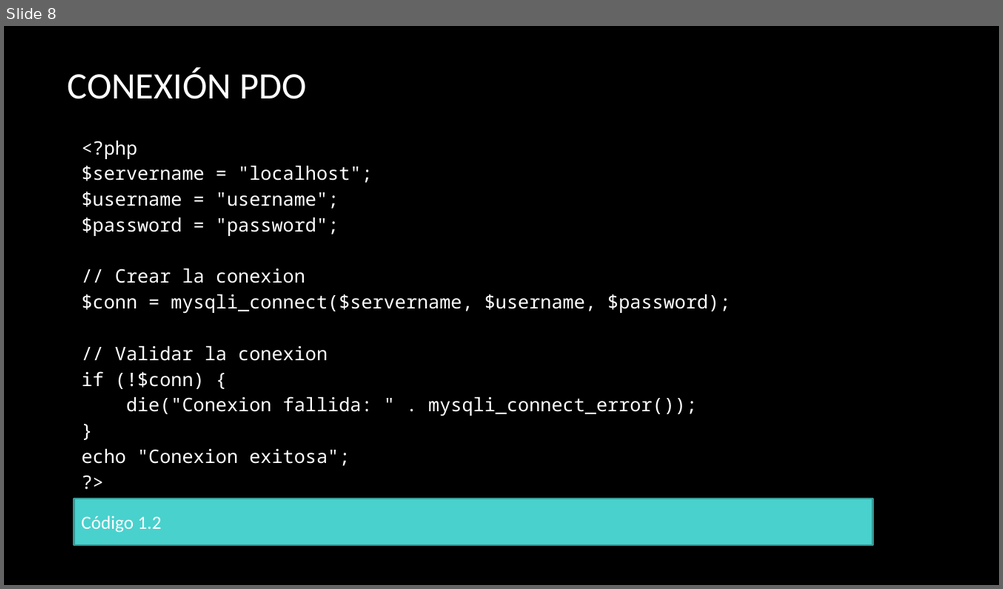
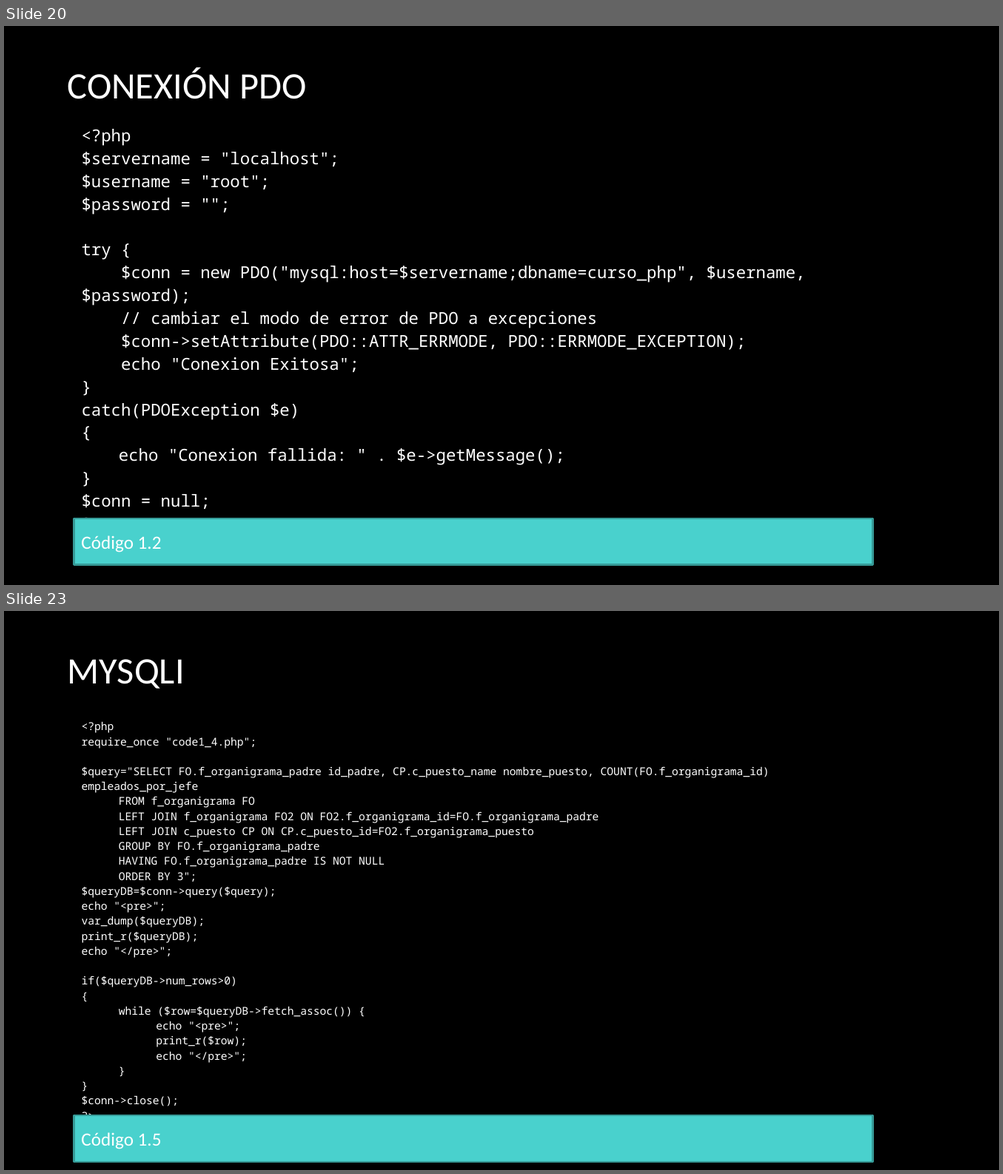
Before and after one commit to erikfer94/fromNoobToMaster, a slide deck: presentaciones/clase_2.pptx. Shown one above the other, each under a label of ours: slide 8 before the commit, slides 20 and 23 after it; the slides between them are not shown. The pictures are 1003x589 and 1003x1174 pixels, drawn with LibreOffice and Linux fonts; fonts in the diff are those of the drawing; background and template pictures are left out. Boxes give left, top, right and bottom in pixels: in the first picture for what was removed or moved away, otherwise in the second. Text is boxed around its words. In the diff, an @@ line names an element or a change of style, - is before the commit and + after.

```diff
--- a/presentaciones/clase_2.pptx
+++ b/presentaciones/clase_2.pptx
@@ slide 23 added at box(4, 611, 999, 1170), background picture (left out) @@
@@ title added at box(68, 659, 185, 689), 36 pt, text #FFFFFF @@
+MYSQLI
@@ rectangle added at box(74, 714, 874, 1116), fill #000000, 10.5 pt, text #FFFFFF @@
+<?php
+require_once "code1_4.php";
+$query="SELECT FO.f_organigrama_padre id_padre, CP.c_puesto_name nombre_puesto, COUNT(FO.f_organigrama_id) empleados_por_jefe
+FROM f_organigrama FO
+LEFT JOIN f_organigrama FO2 ON FO2.f_organigrama_id=FO.f_organigrama_padre
+LEFT JOIN c_puesto CP ON CP.c_puesto_id=FO2.f_organigrama_puesto
+GROUP BY FO.f_organigrama_padre
+HAVING FO.f_organigrama_padre IS NOT NULL
+ORDER BY 3";
+$queryDB=$conn->query($query);
+echo "<pre>";
+var_dump($queryDB);
+print_r($queryDB);
+echo "</pre>";
+if($queryDB->num_rows>0)
+{
+while ($row=$queryDB->fetch_assoc()) {
+echo "<pre>";
+print_r($row);
+echo "</pre>";
+}
+}
+$conn->close();
+?>
@@ rectangle added at box(74, 1116, 874, 1162), fill #49D1CD, outline #369B98 1.5 pt, 18 pt, text #FFFFFF @@
+Código 1.5
@@ what was slide 8 is now slide 20 @@
@@ slide 20 changed as well @@
@@ rectangle "<?php": place and size @@
-rectangle "<?php" at box(74, 129, 874, 499)
+rectangle "<?php" at box(74, 118, 874, 519)
@@ text in rectangle at box(82, 129, 339, 167): size 18 to 16 pt in "<?php", "$servername = "localhost";", "}", "?>" @@
@@ text in rectangle at box(82, 175, 805, 372): text changed; size 18 to 16 pt @@
-$username = "username";
-$password = "password";
-// Crear la conexion
-$conn = mysqli_connect($servername, $username, $password);
-// Validar la conexion
-if (!$conn) {
-die("Conexion fallida: " . mysqli_connect_error());
+$username = "root";
+$password = "";
+try {
+$conn = new PDO("mysql:host=$servername;dbname=curso_php", $username, $password);
+// cambiar el modo de error de PDO a excepciones
+$conn->setAttribute(PDO::ATTR_ERRMODE, PDO::ERRMODE_EXCEPTION);
+echo "Conexion Exitosa";
@@ text in rectangle at box(82, 403, 565, 509): text changed; size 18 to 16 pt @@
-echo "Conexion exitosa";
+catch(PDOException $e)
+{
+echo "Conexion fallida: " . $e->getMessage();
+}
+$conn = null;
@@ rectangle "Código 1.2": place and size @@
-rectangle "Código 1.2" at box(74, 499, 874, 545)
+rectangle "Código 1.2" at box(74, 519, 874, 565)
```
Also in this commit, not shown: 2 other slides changed, 19 other slides added, 8 other files.
